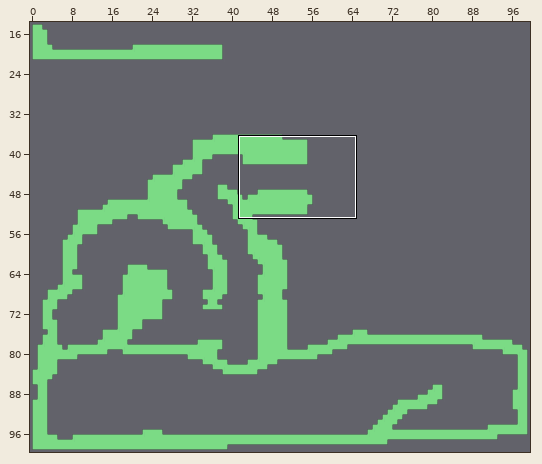
An edit to a level. Tiled map, core/assets/map.tmx. The first picture is a wide view before the edit; the outline marks the close-up.
Close-up. Earlier state:
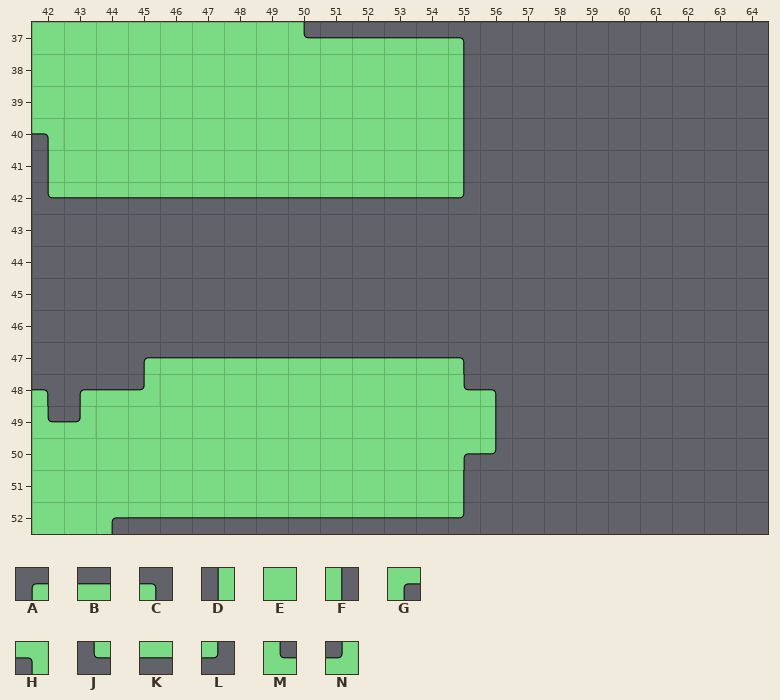
Cells are 32x32 px. Shown: x 42..64, y 37..52. Tiles whose own drawing changed are shown in their newer look in all pictures.
Key: from "default": A 40, B 41, C 42, D 48, E 49, F 50, G 51, H 52, J 56, K 57, L 58, M 59, N 60.
_ is an empty cell.
Layer "default" before, first column x 42:
37 EEEEEEEEMBBBBC_________
38 EEEEEEEEEEEEEF_________
39 EEEEEEEEEEEEEF_________
40 HEEEEEEEEEEEEF_________
41 DEEEEEEEEEEEEF_________
42 JKKKKKKKKKKKKL_________
43 _______________________
44 _______________________
45 _______________________
46 _______________________
47 ___ABBBBBBBBBC_________
48 CABNEEEEEEEEEMC________
49 MNEEEEEEEEEEEEF________
50 EEEEEEEEEEEEEGL________
51 EEEEEEEEEEEEEF_________
52 EEGKKKKKKKKKKL_________
Now the later version:
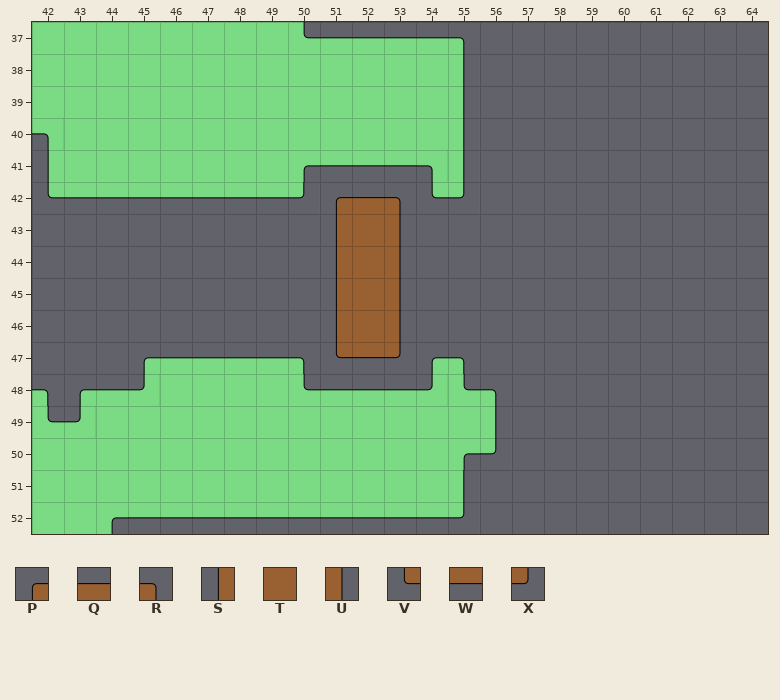
Further tiles: from "default": P 16, Q 17, R 18, S 24, T 25, U 26, V 32, W 33, X 34.
What changed:
{"where": "layer \"default\""}
{"y":41,"x":50,"old":"EEEEE","new":"GKKKH"}
{"y":42,"x":50,"old":"KKKKK","new":"LPQRJ"}
{"y":43,"x":51,"old":"___","new":"STU"}
{"y":44,"x":51,"old":"___","new":"STU"}
{"y":45,"x":51,"old":"___","new":"STU"}
{"y":46,"x":51,"old":"___","new":"STU"}
{"y":47,"x":50,"old":"BBBBB","new":"CVWXA"}
{"y":48,"x":50,"old":"EEEEE","new":"MBBBN"}
